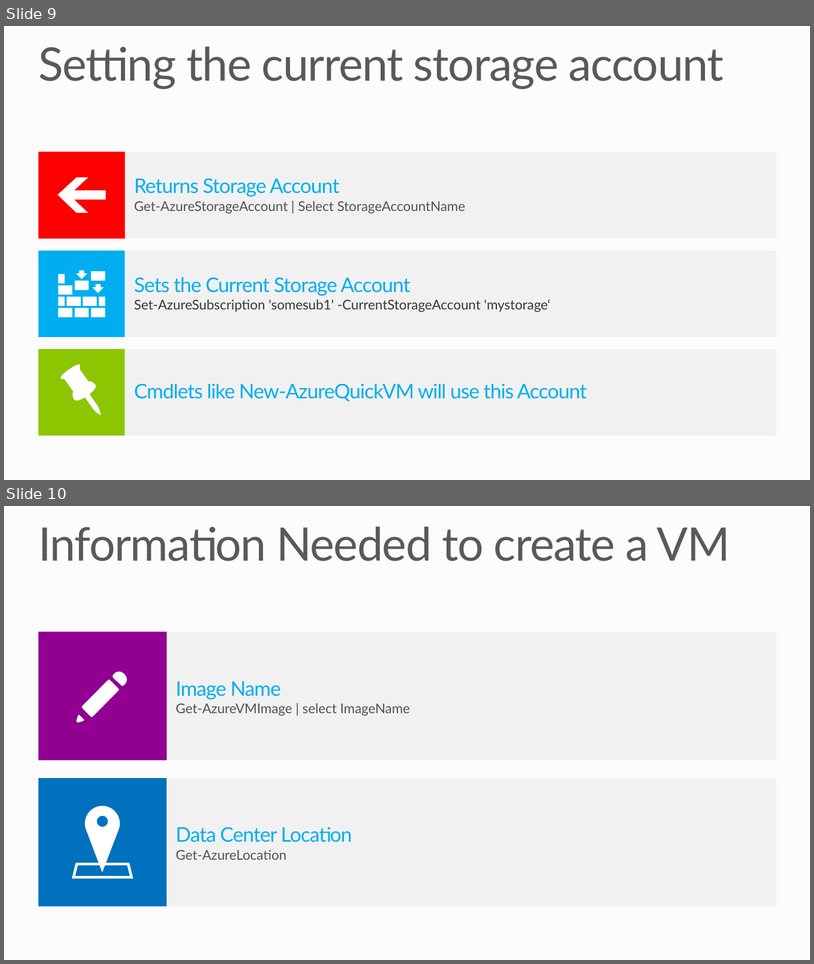
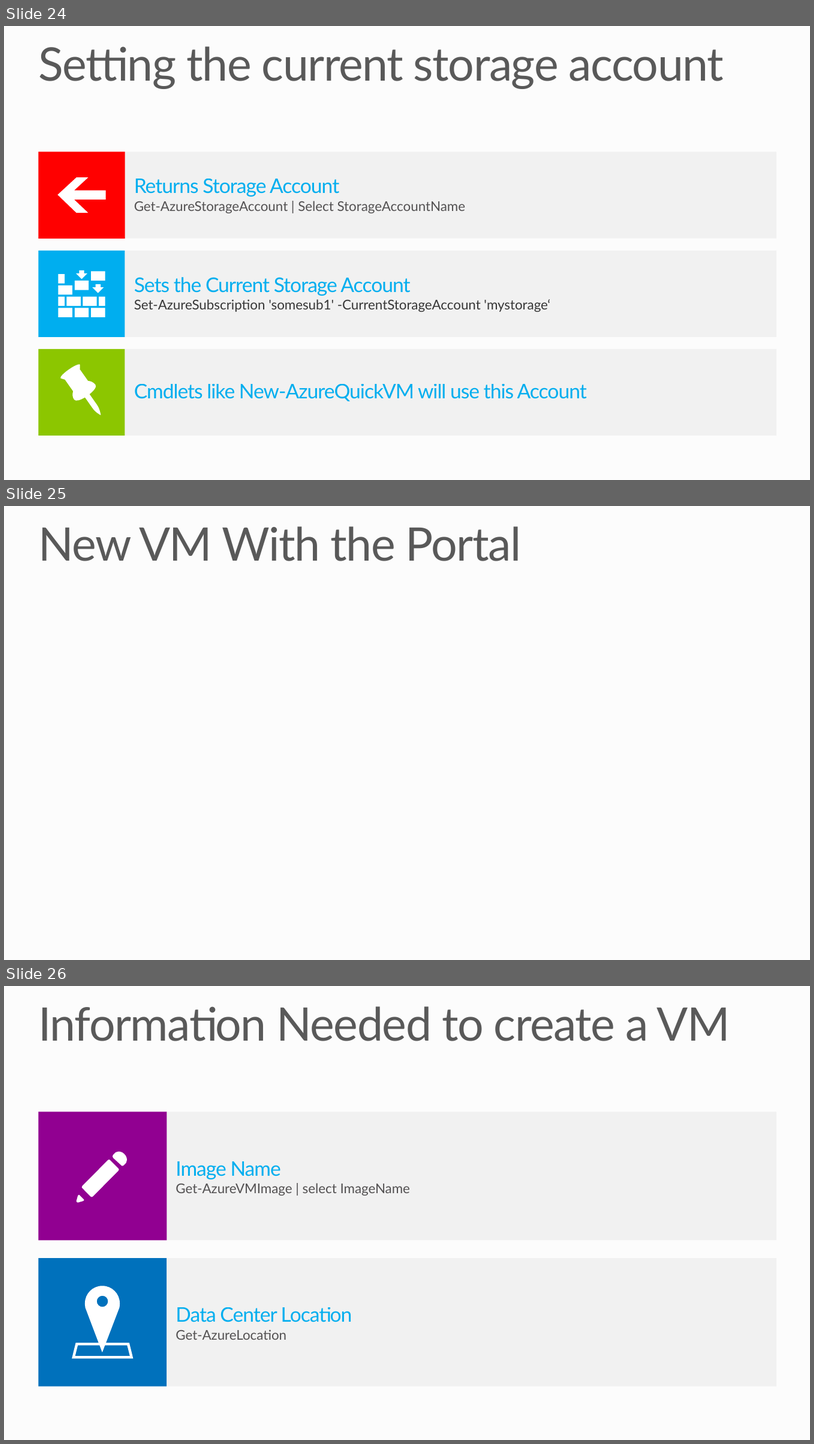
Before and after one commit to tylerd/PRESENTATION-ManagingVMsPowerShell, a slide deck: ManagingVMs-PowerShell.pptx. Shown one above the other, each under a label of ours: slides 9 and 10 before the commit, slides 24, 25 and 26 after it. The pictures are 814x964 and 814x1444 pixels, drawn with LibreOffice and Linux fonts; fonts in the diff are those of the drawing; background and template pictures are left out. Boxes give left, top, right and bottom in pixels: in the first picture for what was removed or moved away, otherwise in the second. Text is boxed around its words. In the diff, an @@ line names an element or a change of style, - is before the commit and + after.

```diff
--- a/ManagingVMs-PowerShell.pptx
+++ b/ManagingVMs-PowerShell.pptx
@@ slide 25 added at (4, 506, 810, 960), background #FCFCFC @@
@@ title added at (38, 526, 522, 561), 55 pt, text #595959 @@
+New VM With the Portal
@@ what was slide 9 is now slide 24 @@
@@ what was slide 10 is now slide 26 @@
```
Also in this commit, not shown: 1 slide changed, 15 other slides added.
